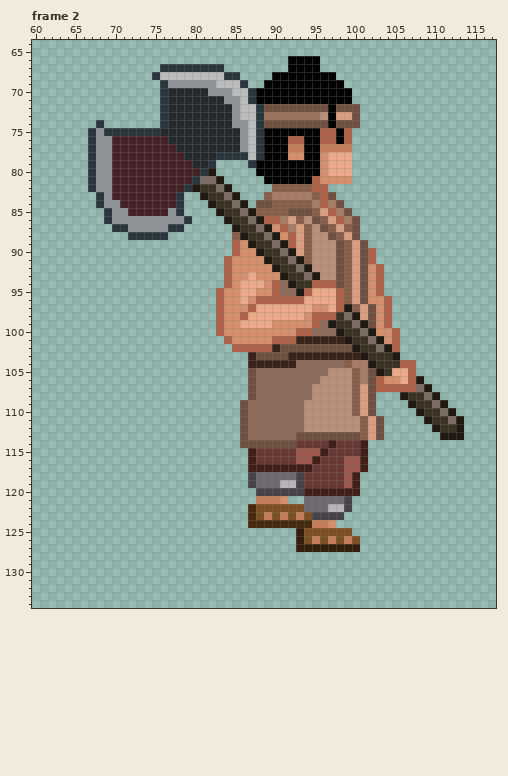
Edited in one commit: pixel-art file (과거시험 시제/이미지 작업/monster/산적/산적4/mob04_walk.aseprite). The picture above was drawn from the file before the commit.
192x160 pixels, 8 frames. Shown: frame 2: x 60..117, y 64..134. The commit also changed other frames, which this record leaves out.
And afterwards:
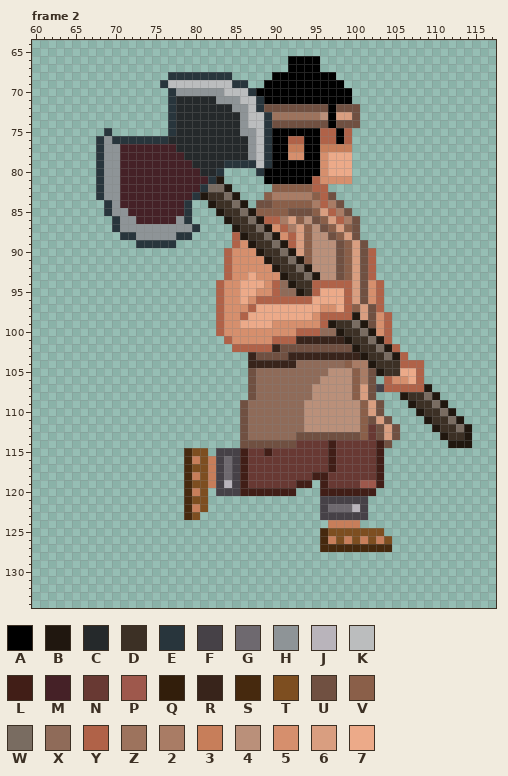
Palette (. is transparent): A #000000  B #20170f  C #25292b  D #3c3025  E #28353c  F #464147  G #6e696f  H #8e9497  J #b9b4bb  K #bbbdbe  L #411e17  M #452127  N #683933  P #9e584c  Q #321e0b  R #38241b  S #46290e  T #7d4e20  U #705041  V #8a5f49  W #796c61  X #8f6b59  Y #b06248  Z #9d735d  2 #a97c65  3 #c77e5a  4 #ba907a  5 #d68f6d  6 #d99e80  7 #ecaa89
The edit:
--- frame 2
@@ x 60..117 @@
  66 ................................AAAA......................
- 67 ................EEEEEEEE........AAAA......................
- 68 ...............EKKKKKKKKEE....AAAAAAAA....................
- 69 ................EHHHHHHKKKE..AAAAAAAAAA...................
- 70 ................ECCCCCHHHKKEAAAAAAAAAAAA..................
- 71 ................ECCCCCCCHHKEAAAAAAAAAAAA..................
- 72 ................ECCCCCCCCHKKEUUUUUUUUAUUU.................
- 73 ................ECCCCCCCCHKKEZZZZZZZ4A66U.................
- 74 ........E.......ECCCCCCCCHHKEUUUUUUUUAUUU.................
- 75 .......EHEEEEEEECCCCCCCCCCHKEAAAAAAAYYAY..................
- 76 .......EHHMMMMMMMCCCCCCCCCHKEAAAYYAAYYAY..................
- 77 .......EHHMMMMMMMMCCCCCCCCHKEAAA33AA3333..................
- 78 .......EHHMMMMMMMMMCCCCEEEEKEAAA55AA5777..................
- 79 .......EHHMMMMMMMMMMCCE....EAAAAAAAA5777..................
- 80 .......EHHMMMMMMMMMMMEB.....AAAAAAAA5777..................
- 81 .......EHHMMMMMMMMMMEWWB.....AAAAAAY5555..................
- 82 .......EHHMMMMMMMMMEBDDWB.....VVVVVYY.....................
- 83 ........EHMMMMMMMME..BDDWB...V22222VYU....................
- 84 ........EHHMMMMMMME...BDDWB.UUVVVVV2Y2U...................
- 85 .........EHHMMMMMHE....BDDWBVVVVUUUV6Y2U..................
- 86 .........EHHHHHHHHHE....BDDWBYY26V4UV6Y2U.................
- 87 ..........EEHHHHHEE......BDDWB5Y26V4UV6VU.................
- 88 ............EEEEE........VBDDWB5Y6V44UV6U.................
- 89 .........................Y5BDDWBY6V444UV6U................
- 90 .........................Y55BDDWB6V444UV6UY...............
+ 67 ................................AAAA......................
+ 68 .................EEEEEEEE.....AAAAAAAA....................
+ 69 ................EKKKKKKKKEE..AAAAAAAAAA...................
+ 70 .................EHHHHHHKKKEAAAAAAAAAAAA..................
+ 71 .................ECCCCCHHHKKEAAAAAAAAAAA..................
+ 72 .................ECCCCCCCHHKEUUUUUUUUAUUU.................
+ 73 .................ECCCCCCCCHKKEZZZZZZ4A66U.................
+ 74 .................ECCCCCCCCHKKEUUUUUUUAUUU.................
+ 75 .........E.......ECCCCCCCCHHKEAAAAAAYYAY..................
+ 76 ........EHEEEEEEECCCCCCCCCCHKEAAYYAAYYAY..................
+ 77 ........EHHMMMMMMMCCCCCCCCCHKEAA33AA3333..................
+ 78 ........EHHMMMMMMMMCCCCCCCCHKEAA55AA5777..................
+ 79 ........EHHMMMMMMMMMCCCCEEEEKEAAAAAA5777..................
+ 80 ........EHHMMMMMMMMMMCCE....EAAAAAAA5777..................
+ 81 ........EHHMMMMMMMMMMMEB.....AAAAAAY5555..................
+ 82 ........EHHMMMMMMMMMMEWWB.....VVVVVYY.....................
+ 83 ........EHHMMMMMMMMMEBDDWB...V22222VYU....................
+ 84 .........EHMMMMMMMME..BDDWB.UUVVVVV2Y2U...................
+ 85 .........EHHMMMMMMME...BDDWBVVVVUUUV6Y2U..................
+ 86 ..........EHHMMMMMHE....BDDWBYY26V4UV6Y2U.................
+ 87 ..........EHHHHHHHHHE....BDDWB5Y26V4UV6VU.................
+ 88 ...........EEHHHHHEE.....YBDDWB5Y6V44UV6U.................
+ 89 .............EEEEE.......Y5BDDWBY6V444UV6U................
+ 90 ........................Y555BDDWB6V444UV6UY...............
  91 ........................Y5555BDDWBV444UV6UY...............
- 92 ........................Y55555BDDWB444UV6U5Y..............
- 93 ........................Y557555BDDWB44UV6U5Y..............
- 94 ........................Y57775YXBDDYYYUV6U5Y..............
- 95 .......................Y557755YXXBY777YV6U5Y..............
- 96 .......................Y5575YYYYYY7777YV6U55Y.............
- 97 .......................Y555Y7777777557YBV6U5Y.............
- 98 .......................Y55Y77777775YYYDWB6U5Y.............
- 99 .......................Y55777755555YXBDDWBU5Y.............
-100 .......................Y555555555YYXXXBDDWB55Y............
-101 ........................Y55555YYYRRRRRRBDDWB5Y............
+ 92 ........................Y55555BDDWB444UV6UY...............
+ 93 ........................Y557555BDDWB44UV6UY...............
+ 94 .......................Y557775YXBDDYYYYY6U5Y..............
+ 95 .......................Y557755YXXBDY777Y6U5Y..............
+ 96 .......................Y5575YYYYYYY7777Y6U5Y..............
+ 97 .......................Y555Y77777777557YV6UY..............
+ 98 .......................Y55Y777777775YYYYB6U5Y.............
+ 99 .......................Y557777555555YBDDWBU5Y.............
+100 .......................Y555555555YYYXXBDDWB5Y.............
+101 ........................Y55555YYYRRRRRRBDDWBY.............
 102 .........................YYYYYRUUUUUUUUUBDDWBY............
-103 ...........................RUUUURRRRRRRRRBDDDB............
-104 ...........................RRRRRRXXXXXXV22BDDDYY..........
-105 ...........................UXXXXXXXXX444V2UBD77Y..........
-106 ...........................UXXXXXXXX4444V2UY557YB.........
-107 ...........................UXXXXXXX44444V6UYYYYYWB........
+103 ...........................RUUUURRRRRRRRRBDDWBY...........
+104 ...........................RRRRRRXXXXXXV22BDDDYYY.........
+105 ...........................UXXXXXXXXX444V2UBDD77Y.........
+106 ...........................UXXXXXXXX4444V2U.Y557Y.........
+107 ...........................UXXXXXXX44444V6UFYYYYYB........
 108 ...........................UXXXXXXX44444V6U...BDDWB.......
-109 ..........................UXXXXXXX444444V6U....BDDWB......
-110 ..........................UXXXXXXX444444V6U.....BDDWB.....
-111 ..........................UXXXXXXX4444444V6U.....BDDWB....
-112 ..........................UXXXXXXX4444444V6U......BDDB....
-113 ..........................UXXXXXXUUUUUUUUV6U.......BBB....
-114 ..........................UUUUUUUNNNNLNNNL................
-115 ...........................LNNNNNPPPLNNNNL................
-116 ...........................LNNNNNPPLNNNPPL................
-117 ...........................LLLLLLLLNNNNPPL................
-118 ...........................FGGGGGFNNNNNPL.................
-119 ...........................FGGGJJFNNNNNPL.................
-120 ............................FFFFFFLLLLLLL.................
-121 ............................3335..GGGGGF..................
-122 ...........................STTTTTTGGGJJF..................
-123 ...........................ST3T3T3TFFFF...................
-124 ...........................SSSSSSSS335....................
-125 .................................QTTTTTT..................
-126 .................................QT3T3T3T.................
-127 .................................QQQQQQQQ.................
+109 ..........................UXXXXXXX4444444V6U...BDDWB......
+110 ..........................UXXXXXXX4444444V6U....BDDWB.....
+111 ..........................UXXXXXXX4444444VU6U....BDDWB....
+112 ..........................UXXXXXXX4444444VNU6U....BDDWB...
+113 ..........................UXXXXXXUUUUUUUUVNU6U.....BDDB...
+114 ..........................UUUUUUUNNNNLNNNNNLU.......BBB...
+115 ...................STT.FFFLNNLNNNNNNNLNNNNNL..............
+116 ...................S3T3FGFLNNNNNNNNNNLNNNNNL..............
+117 ...................STT3FGFLNNNNNNNNNNLNNNNNL..............
+118 ...................S3T3FGFLNNNNNNNNLLNNNNNNL..............
+119 ...................STT3FJFLNNNNNNLL.LNNNNPPL..............
+120 ...................S3T.FFFLLLLLLL...LLLLLLL...............
+121 ...................STT..............FFFFFF................
+122 ...................S3T..............FGGGJF................
+123 ...................ST...............FFFFFF................
+124 .....................................3333.................
+125 ....................................STTTTTTT..............
+126 ....................................S3T3T3T3T.............
+127 ....................................SSSSSSSSS.............
 128 ..........................................................
Pixel boxes of the changes (left, top, right, bottom) in both pictures:
changed: (88, 64, 272, 256)
changed: (184, 264, 424, 552)
changed: (448, 424, 472, 448)
